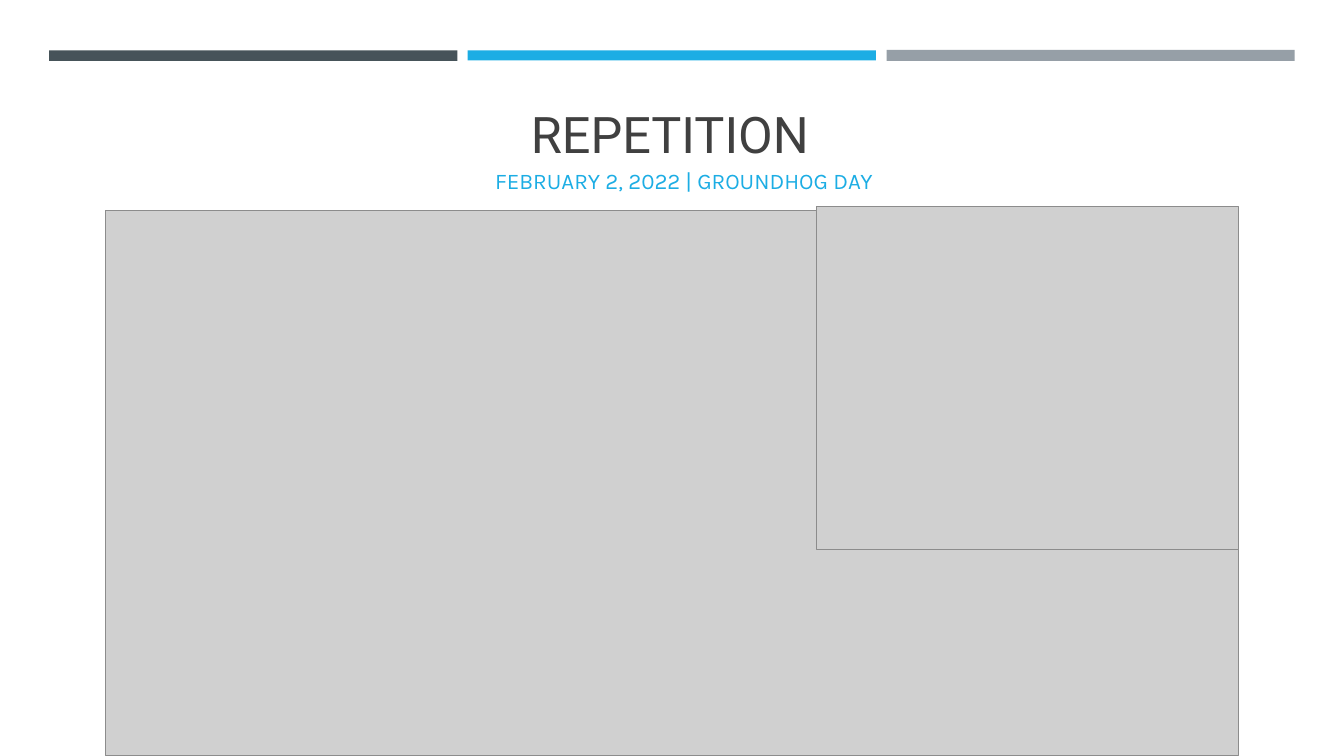
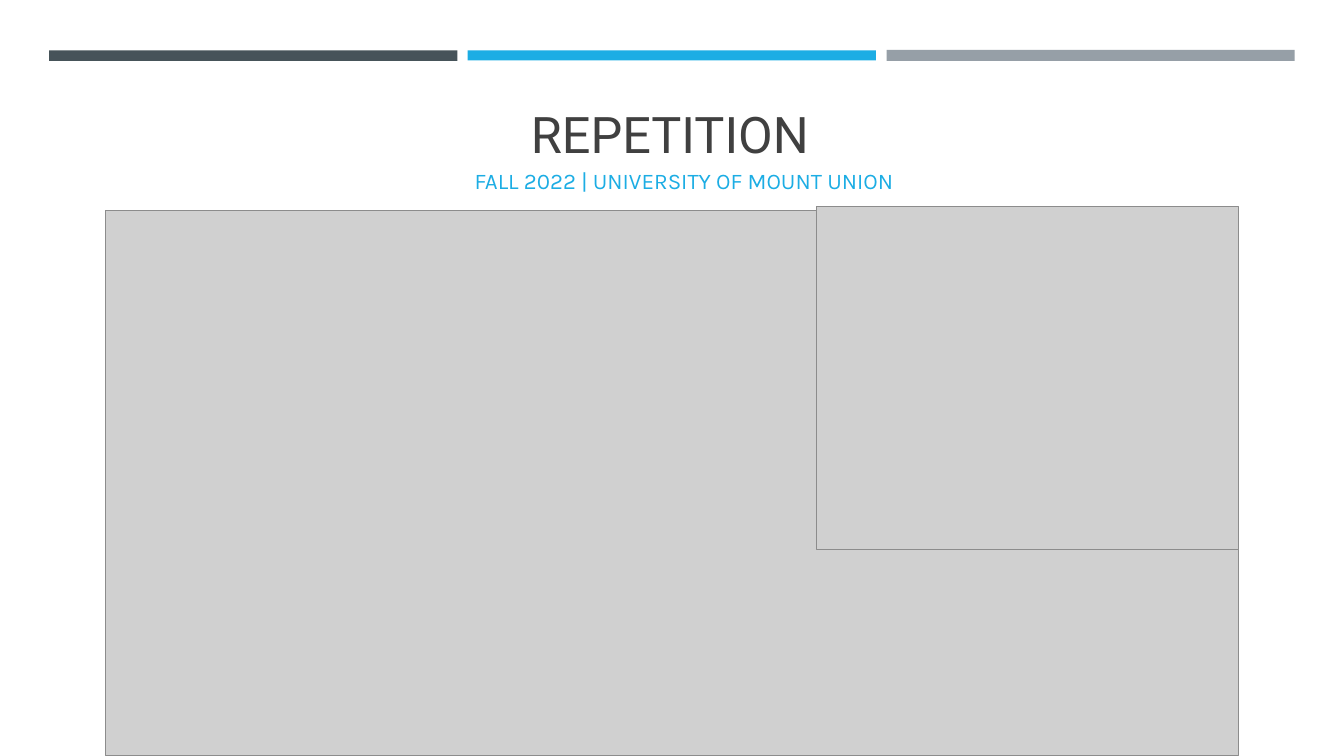
Before and after one commit to cs-courses-mountunion/CSC108Fall2022, a slide deck: slide 1 of lecnotes/lecture05.pptx. Drawn at 1344x756 pixels with LibreOffice and Linux fonts; fonts in the diff are those of the drawing; grey boxes stand for pictures. Boxes give left, top, right and bottom in pixels: in the first picture for what was removed or moved away, otherwise in the second. Text is boxed around its words. In the diff, an @@ line names an element or a change of style, - is before the commit and + after.

```diff
--- a/lecnotes/lecture05.pptx
+++ b/lecnotes/lecture05.pptx
@@ subtitle at box(475, 174, 893, 190): text changed @@
-FEBRUARY 2, 2022 | GROUNDHOG DAY
+FALL 2022 | UNIVERSITY OF MOUNT UNION
```
Also in this commit, not shown: 1 other file.
